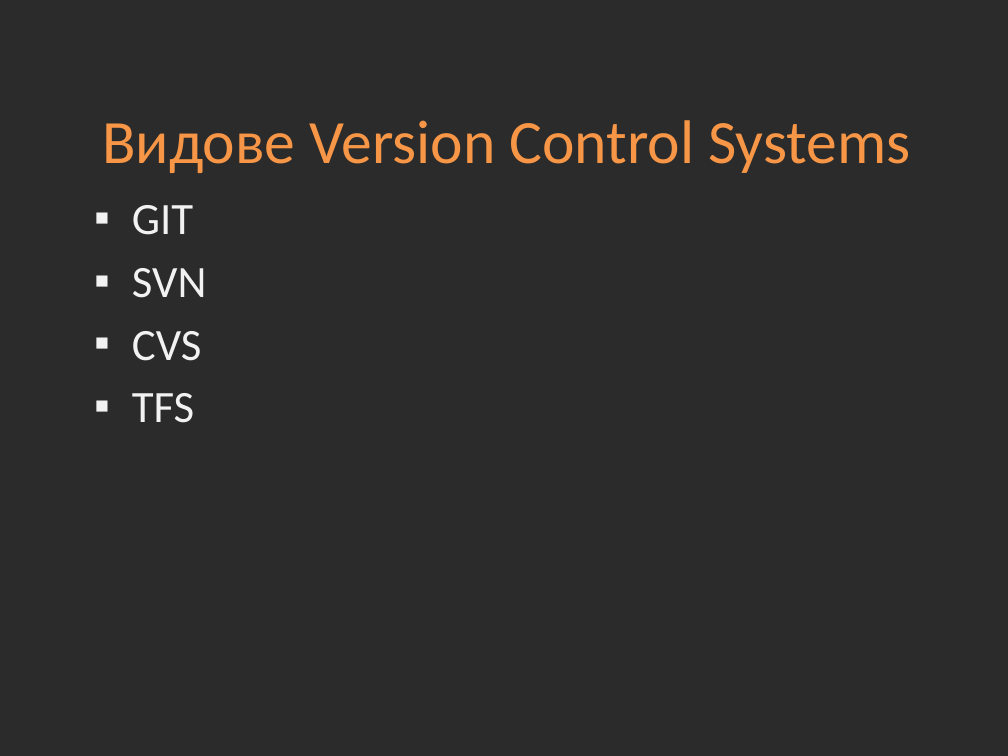
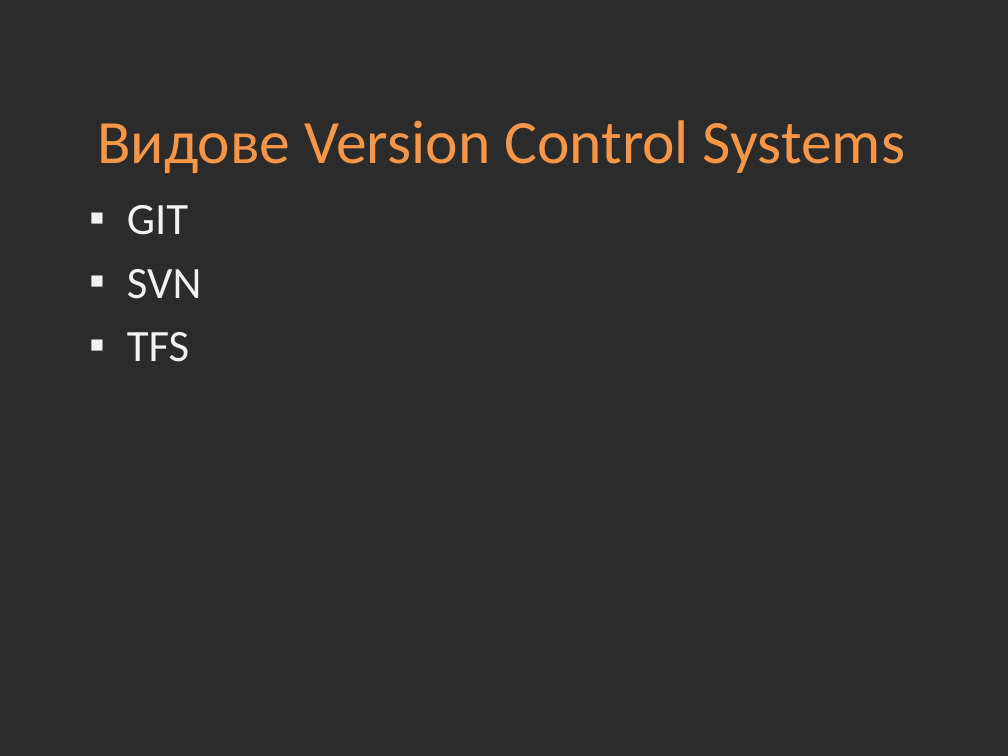
Before and after one commit to Academy-Soft-Intellect/Front-End-Course, a slide deck: slide 3 of 01-Version-Control-Systems.pptx. Drawn at 1008x756 pixels with LibreOffice and Linux fonts; fonts in the diff are those of the drawing; background and template pictures are left out; a plain dark background stands for a picture behind light text. Boxes give left, top, right and bottom in pixels: in the first picture for what was removed or moved away, otherwise in the second. Text is boxed around its words. In the diff, an @@ line names an element or a change of style, - is before the commit and + after.

```diff
--- a/01-Version-Control-Systems.pptx
+++ b/01-Version-Control-Systems.pptx
@@ title "Видове Version Control Systems" moved from (x1=102, y1=120, x2=910, y2=173) to (x1=97, y1=120, x2=905, y2=173) @@
@@ text at (x1=132, y1=331, x2=202, y2=361): paragraph removed @@
-▪ CVS
```
Also in this commit, not shown: 4 other slides changed, 5 other files.
